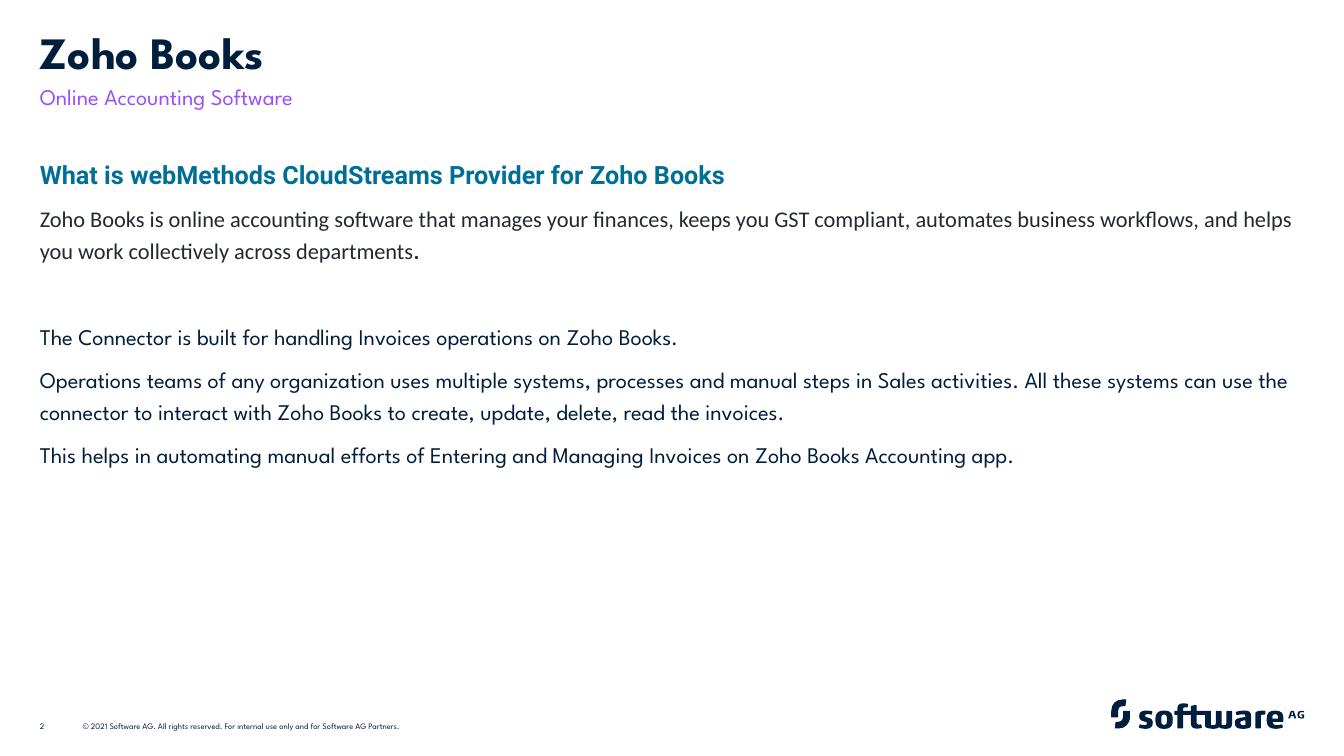
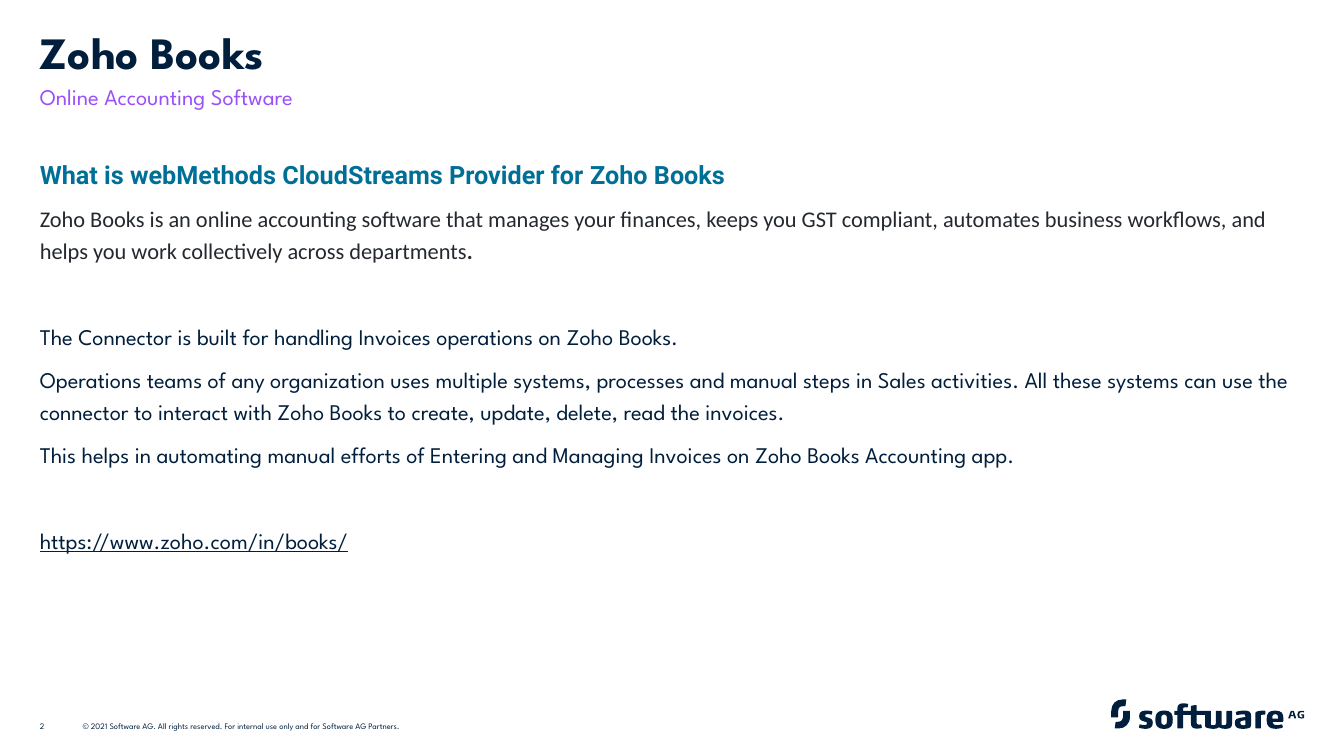
Before and after one commit to CloudTroops/connector-zoho-books, a slide deck: slide 2 of documentation/ZohoBooks_Connectorthon.pptx. Drawn at 1344x756 pixels with LibreOffice and Linux fonts; fonts in the diff are those of the drawing. Boxes give left, top, right and bottom in pixels: in the first picture for what was removed or moved away, otherwise in the second. Text is boxed around its words. In the diff, an @@ line names an element or a change of style, - is before the commit and + after.

Commit message:
Code fixes and PPT update

```diff
--- a/documentation/ZohoBooks_Connectorthon.pptx
+++ b/documentation/ZohoBooks_Connectorthon.pptx
@@ text at <box>40,211,1266,263</box>: text changed @@
-Zoho Books is online accounting software that manages your finances, keeps you GST compliant, automates business workflows, and helps you work collectively across departments.
+Zoho Books is an online accounting software that manages your finances, keeps you GST compliant, automates business workflows, and helps you work collectively across departments.
@@ text at <box>40,533,348,554</box>: paragraph added @@
+https://www.zoho.com/in/books/
```
Also in this commit, not shown: 1 other slide changed, 4 slides added, 8 other files.
